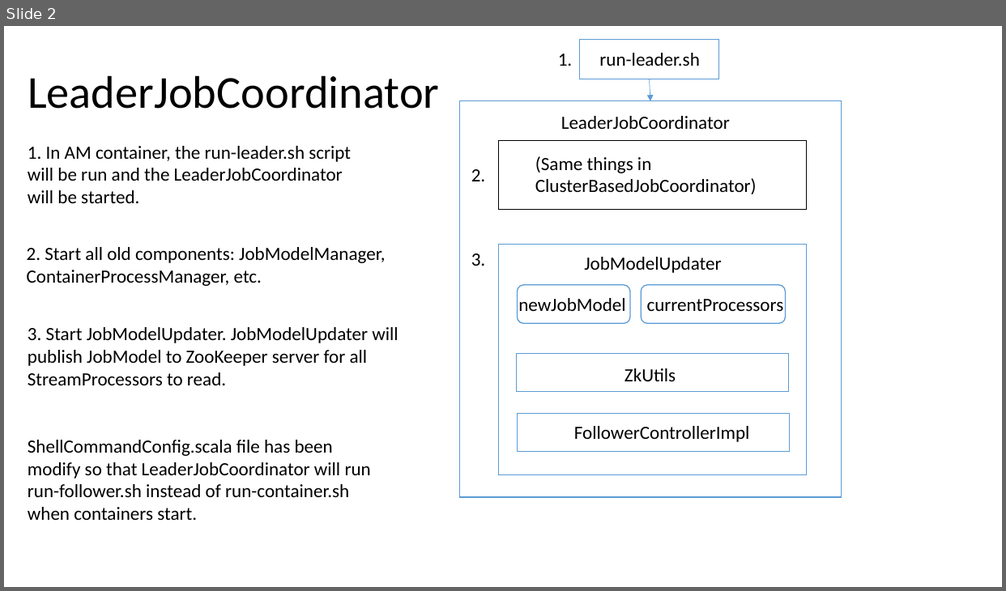
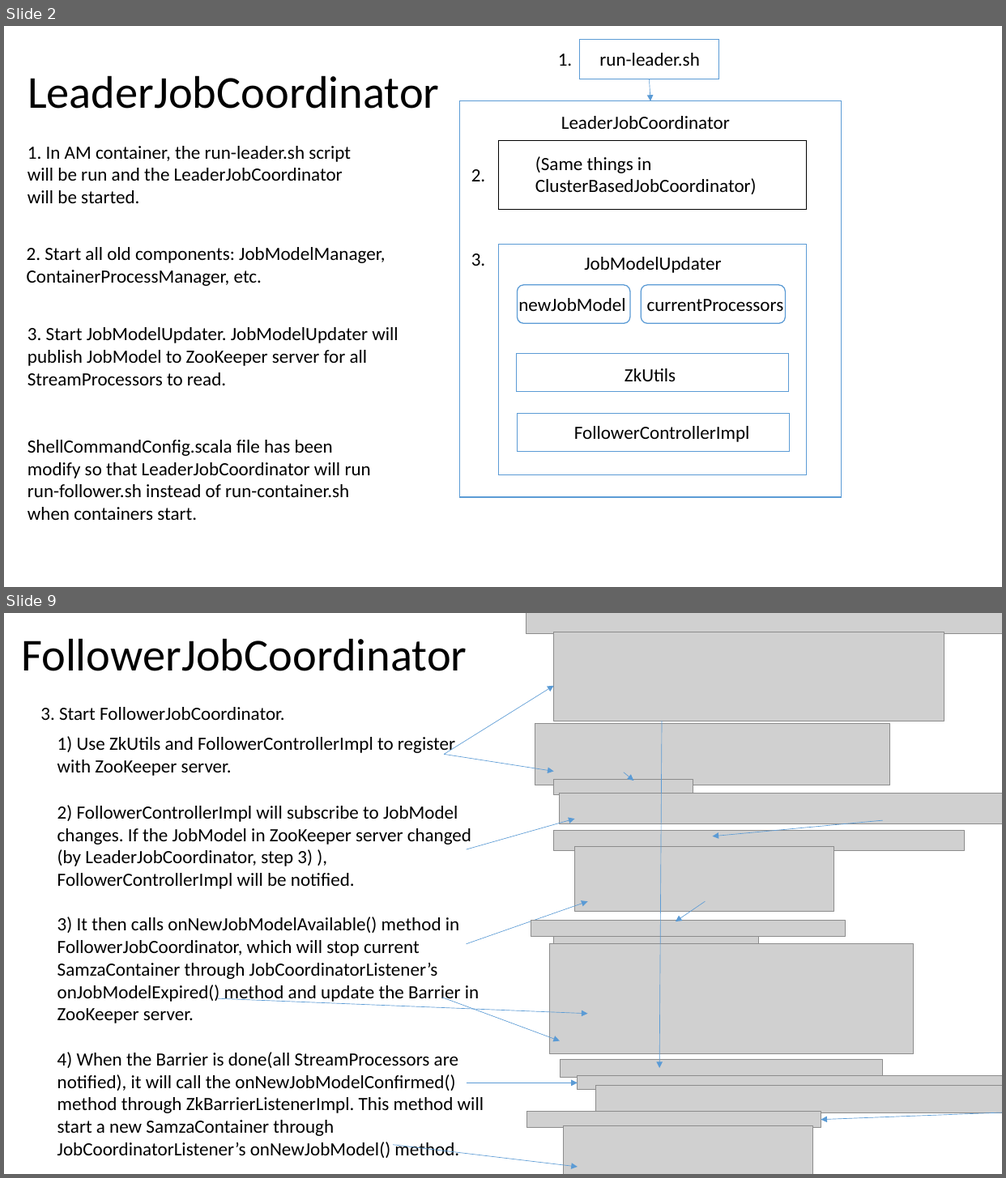
Before and after one commit to Swrrt/Samza-Documents, a slide deck: Documentation/Samza-Snapshot.pptx. Shown one above the other, each under a label of ours: slide 2 before the commit, slides 2 and 9 after it; the slides between them are not shown. The pictures are 1006x591 and 1006x1178 pixels, drawn with LibreOffice and Linux fonts; fonts in the diff are those of the drawing; grey boxes stand for pictures. Boxes give left, top, right and bottom in pixels: in the first picture for what was removed or moved away, otherwise in the second. Text is boxed around its words. In the diff, an @@ line names an element or a change of style, - is before the commit and + after.

```diff
--- a/Documentation/Samza-Snapshot.pptx
+++ b/Documentation/Samza-Snapshot.pptx
@@ slide 9 added at (4, 613, 1002, 1174), background #FFFFFF @@
@@ picture added at (526, 613, 1002, 634) @@
@@ picture added at (553, 632, 944, 721) @@
@@ title added at (21, 638, 467, 671), 44 pt, text #000000 @@
+FollowerJobCoordinator
@@ text added at (40, 707, 285, 720), 18 pt, text #000000 @@
+3. Start FollowerJobCoordinator.
@@ arrow added from (444, 755) to (553, 686), #5B9BD5 0.5 pt @@
@@ picture added at (535, 724, 890, 786) @@
@@ arrow added from (662, 721) to (660, 1068), #5B9BD5 0.5 pt @@
@@ text added at (57, 736, 455, 776), 18 pt, text #000000 @@
+1) Use ZkUtils and FollowerControllerImpl to register with ZooKeeper server.
@@ arrow added from (444, 755) to (553, 772), #5B9BD5 0.5 pt @@
@@ picture added at (553, 780, 692, 796) @@
@@ arrow added from (624, 773) to (633, 781), #5B9BD5 0.5 pt @@
@@ text added at (57, 805, 484, 1158), 18 pt, text #000000 @@
+2) FollowerControllerImpl will subscribe to JobModel changes. If the JobModel in ZooKeeper server changed (by LeaderJobCoordinator, step 3) ), FollowerControllerImpl will be notified.
+3) It then calls onNewJobModelAvailable() method in FollowerJobCoordinator, which will stop current SamzaContainer through JobCoordinatorListener’s onJobModelExpired() method and update the Barrier in ZooKeeper server.
+4) When the Barrier is done(all StreamProcessors are notified), it will call the onNewJobModelConfirmed() method through ZkBarrierListenerImpl. This method will start a new SamzaContainer through JobCoordinatorListener’s onNewJobModel() method.
@@ picture added at (560, 794, 1002, 825) @@
@@ arrow added from (466, 850) to (574, 819), #5B9BD5 0.5 pt @@
@@ picture added at (553, 831, 965, 851) @@
@@ arrow added from (883, 820) to (712, 836), #5B9BD5 0.5 pt @@
@@ picture added at (574, 846, 833, 912) @@
@@ arrow added from (466, 944) to (588, 902), #5B9BD5 0.5 pt @@
@@ arrow added from (705, 902) to (675, 922), #5B9BD5 0.5 pt @@
@@ picture added at (531, 921, 846, 936) @@
@@ picture added at (550, 944, 914, 1054) @@
@@ picture added at (553, 936, 759, 948) @@
@@ arrow added from (218, 999) to (588, 1013), #5B9BD5 0.5 pt @@
@@ arrow added from (442, 998) to (560, 1041), #5B9BD5 0.5 pt @@
@@ picture added at (560, 1059, 883, 1077) @@
@@ arrow added from (466, 1083) to (577, 1083), #5B9BD5 0.5 pt @@
@@ picture added at (577, 1076, 1002, 1091) @@
@@ picture added at (595, 1085, 1002, 1114) @@
@@ picture added at (527, 1112, 821, 1128) @@
@@ arrow added from (1002, 1112) to (820, 1120), #5B9BD5 0.5 pt @@
@@ arrow added from (394, 1145) to (577, 1167), #5B9BD5 0.5 pt @@
@@ picture added at (563, 1126, 812, 1174) @@
```
Also in this commit, not shown: 2 slides changed, 5 other slides added.
